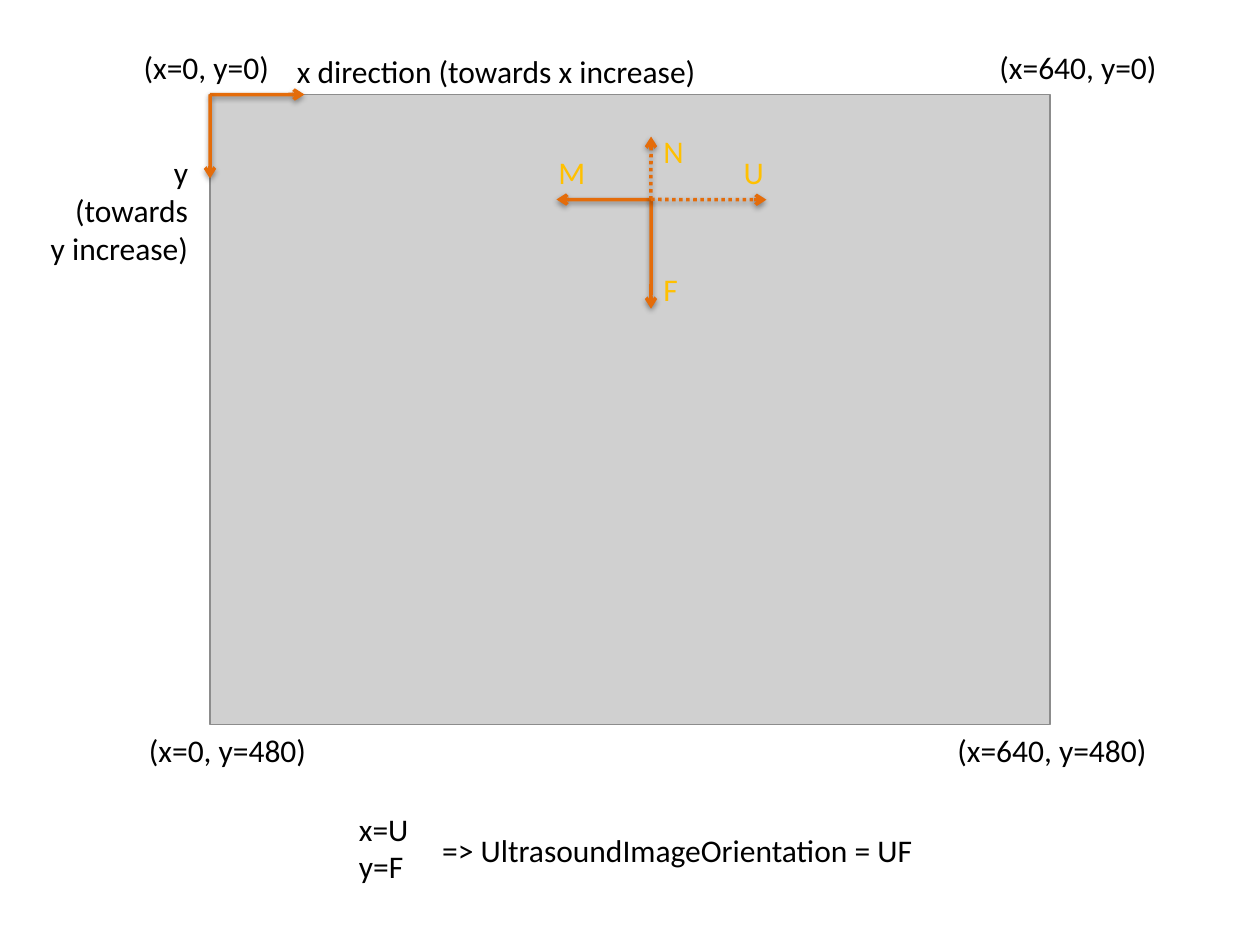
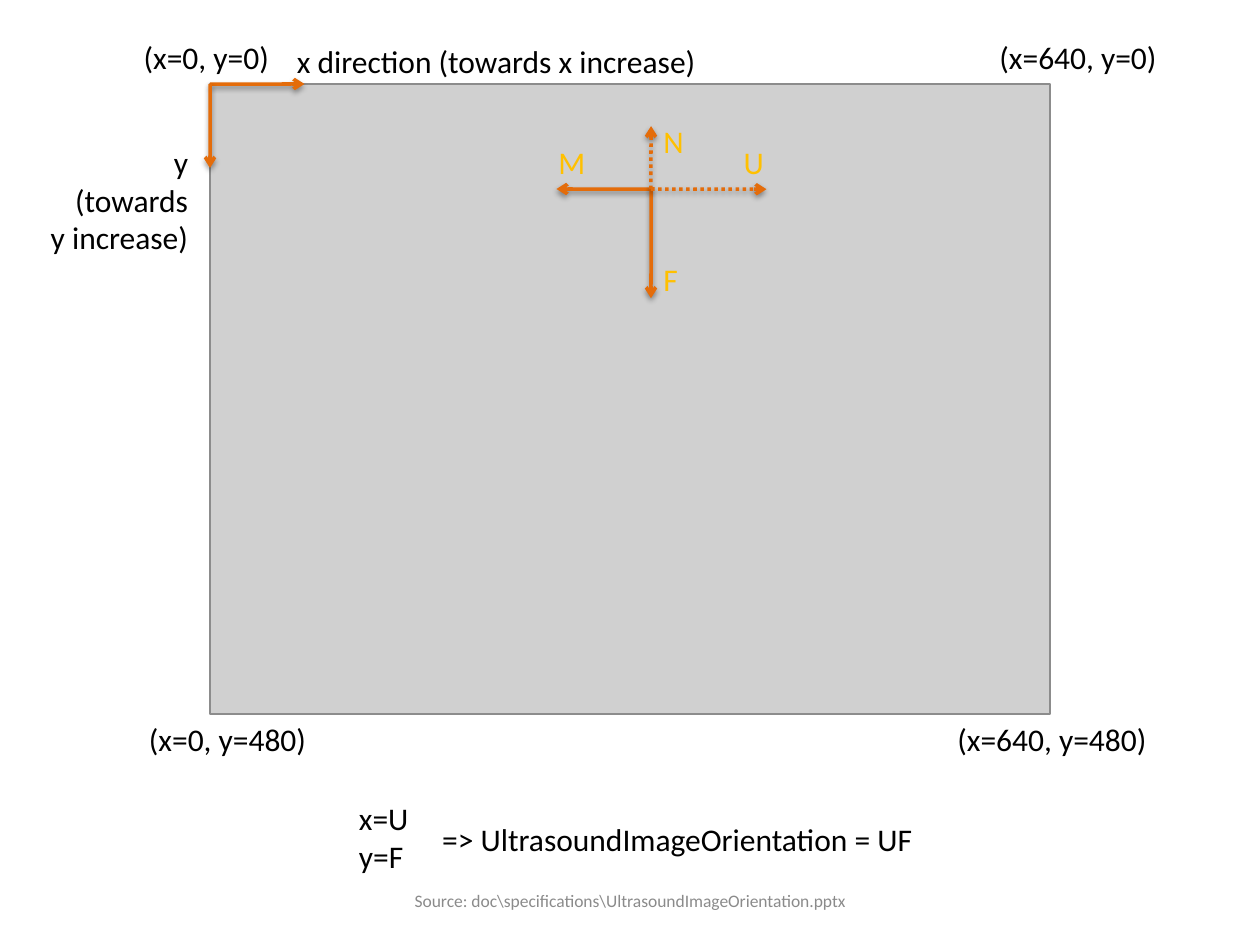
Before and after one commit to thewtex/Plus, a slide deck: slide 3 of doc/specifications/UltrasoundImageOrientation.pptx. Drawn at 1260x945 pixels with LibreOffice and Linux fonts; fonts in the diff are those of the drawing; grey boxes stand for pictures. Boxes give left, top, right and bottom in pixels: in the first picture for what was removed or moved away, otherwise in the second. Text is boxed around its words. In the diff, an @@ line names an element or a change of style, - is before the commit and + after.

Commit message:
Updated links and outdated info in tutorials and specifications

```diff
--- a/doc/specifications/UltrasoundImageOrientation.pptx
+++ b/doc/specifications/UltrasoundImageOrientation.pptx
@@ 12 texts, 6 arrows, 1 picture: place and size @@
-12 texts, 6 arrows, 1 picture at <box>51,56,1156,883</box>
+12 texts, 6 arrows, 1 picture at <box>51,46,1156,873</box>
@@ text added at <box>415,895,845,910</box>, 10 pt, text #8C8C8C @@
+Source: doc\specifications\UltrasoundImageOrientation.pptx
```
Also in this commit, not shown: 6 other slides changed, 3 other files.
